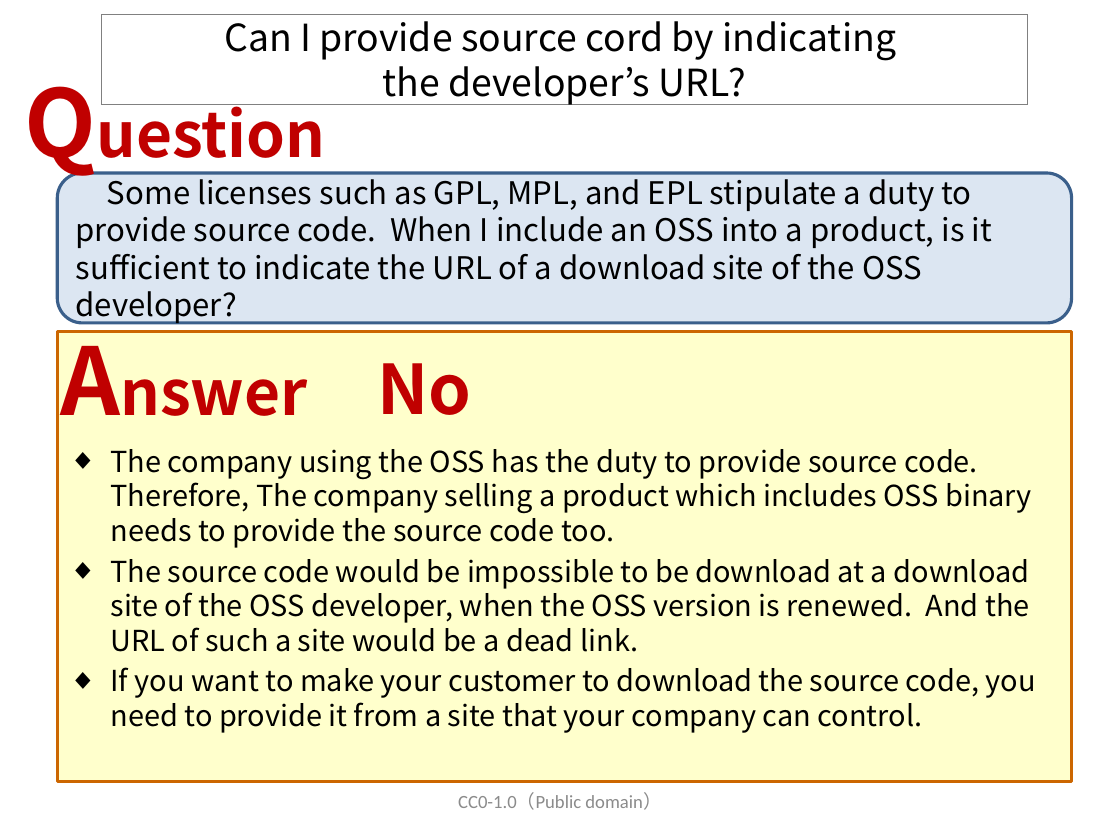
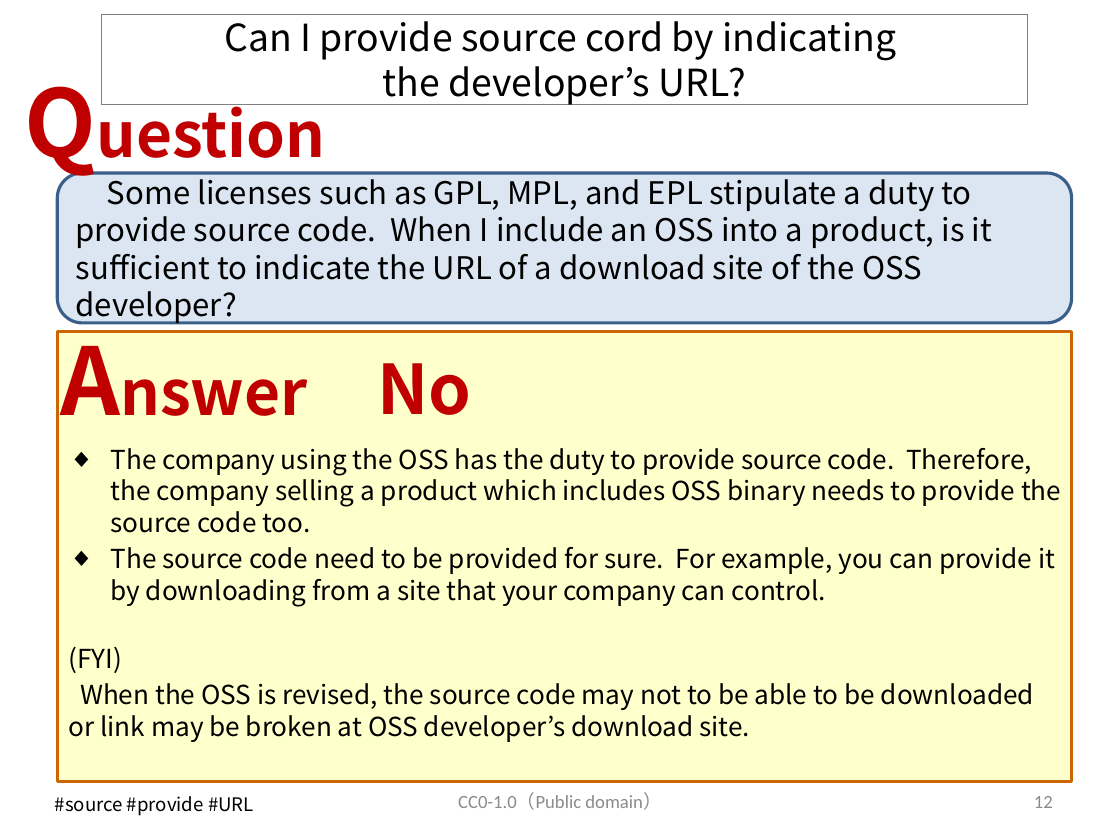
Before and after one commit to OpenChain-Project/OpenChain-JWG, a slide deck: slide 12 of Education_Material/FAQ/Misunderstandings_of_OSS_licenses_CC0.pptx (slide 8 before the commit). Drawn at 1120x840 pixels with LibreOffice and Linux fonts; fonts in the diff are those of the drawing. Boxes give left, top, right and bottom in pixels: in the first picture for what was removed or moved away, otherwise in the second. Text is boxed around its words. In the diff, an @@ line names an element or a change of style, - is before the commit and + after.

```diff
--- a/Education_Material/FAQ/Misunderstandings_of_OSS_licenses_CC0.pptx
+++ b/Education_Material/FAQ/Misunderstandings_of_OSS_licenses_CC0.pptx
@@ text at (x1=68, y1=448, x2=1061, y2=742): text changed; size 18.6 to 16.8 pt @@
-◆ The company using the OSS has the duty to provide source code. Therefore, The company selling a product which includes OSS binary needs to provide the source code too.
-◆ The source code would be impossible to be download at a download site of the OSS developer, when the OSS version is renewed. And the URL of such a site would be a dead link.
-◆ If you want to make your customer to download the source code, you need to provide it from a site that your company can control.
+◆ The company using the OSS has the duty to provide source code. Therefore, the company selling a product which includes OSS binary needs to provide the source code too.
+◆ The source code need to be provided for sure. For example, you can provide it by downloading from a site that your company can control.
+(FYI)
+When the OSS is revised, the source code may not to be able to be downloaded or link may be broken at OSS developer’s download site.
@@ text added at (x1=55, y1=796, x2=254, y2=816), 12 pt, text #000000 @@
+#source #provide #URL
@@ page number added at (x1=1034, y1=796, x2=1053, y2=808), 12 pt, text #8C8C8C @@
+12
```
Also in this commit, not shown: 17 other slides changed, 20 slides added, 2 slides removed, 1 other file.
